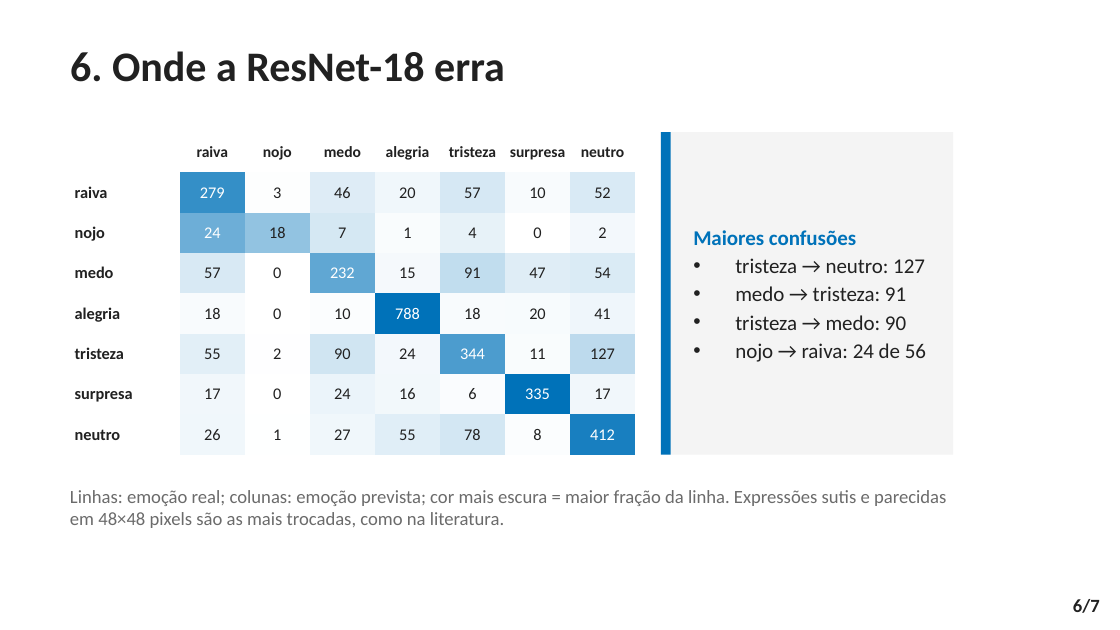
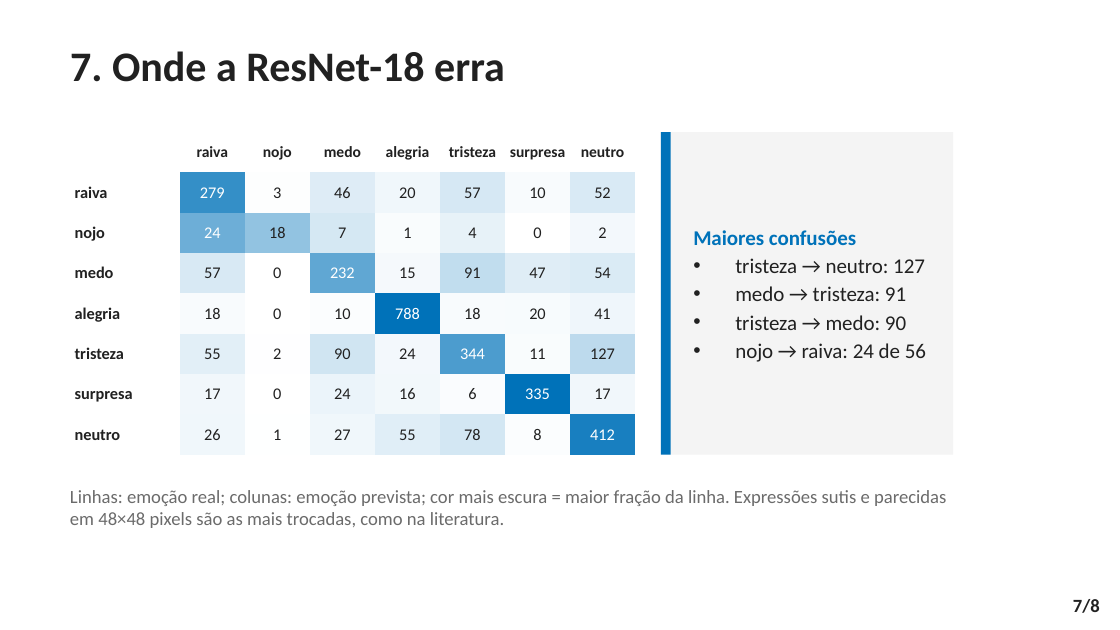
Before and after one commit to KauaSandes/seminario-reconhecimento-emocoes, a slide deck: slide 8 of reports/slides/checkpoint2-resultados/checkpoint2-resultados.pptx (slide 7 before the commit). Drawn at 1120x630 pixels with LibreOffice and Linux fonts; fonts in the diff are those of the drawing; background and template pictures are left out. Boxes give left, top, right and bottom in pixels: in the first picture for what was removed or moved away, otherwise in the second. Text is boxed around its words. In the diff, an @@ line names an element or a change of style, - is before the commit and + after.

```diff
--- a/reports/slides/checkpoint2-resultados/checkpoint2-resultados.pptx
+++ b/reports/slides/checkpoint2-resultados/checkpoint2-resultados.pptx
@@ title at box(70, 51, 505, 82): text changed @@
-6. Onde a ResNet-18 erra
+7. Onde a ResNet-18 erra
@@ text at box(1073, 599, 1100, 613): text changed @@
-6/7
+7/8
```
Also in this commit, not shown: 6 other slides changed, 1 slide added, 2 other files.
